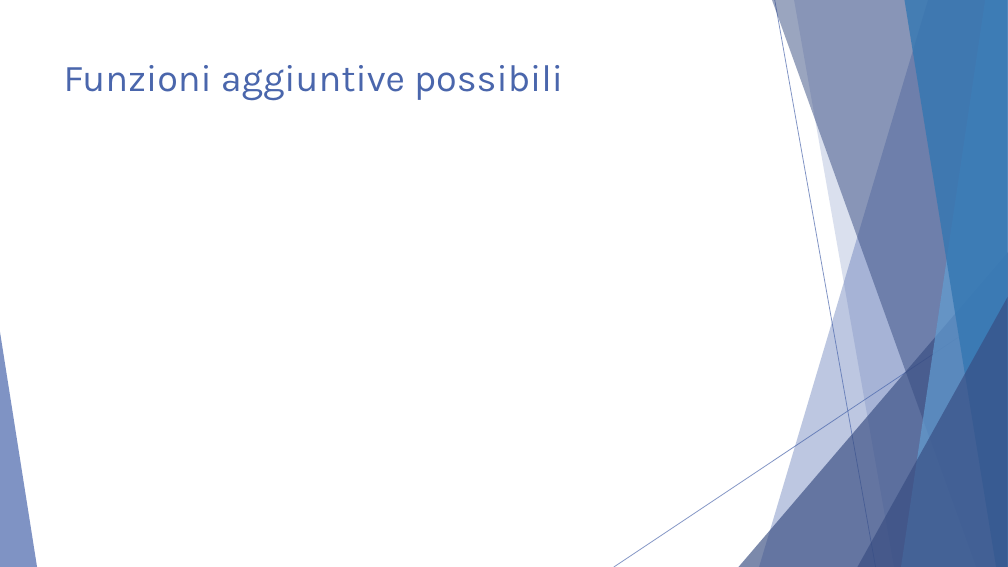
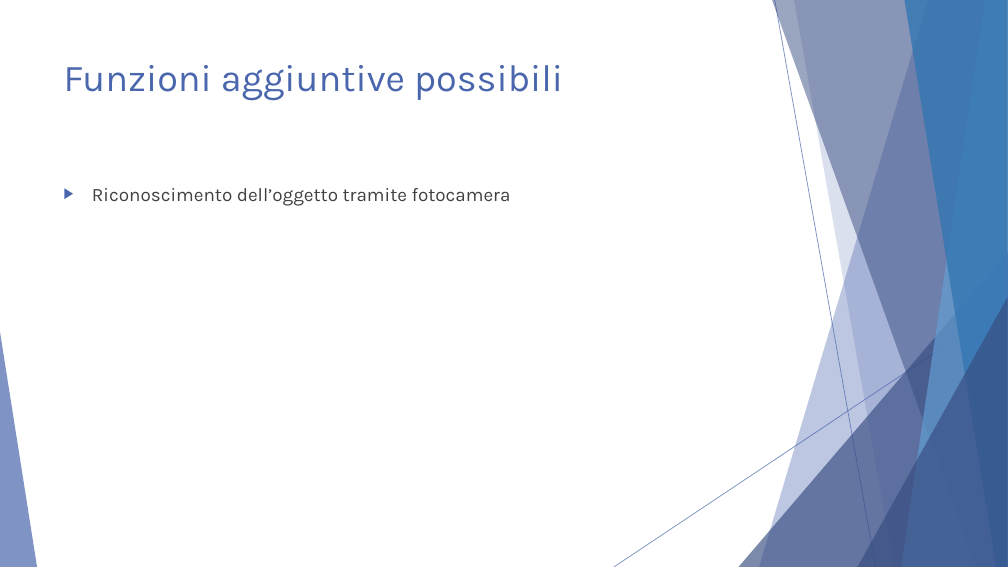
Before and after one commit to LordDiablo3542/Progetto_3_SamStock, a slide deck: slide 18 of 04_Documentazione/SAMTSTOCK.pptx (slide 5 before the commit). Drawn at 1008x567 pixels with LibreOffice and Linux fonts; fonts in the diff are those of the drawing. Boxes give left, top, right and bottom in pixels: in the first picture for what was removed or moved away, otherwise in the second. Text is boxed around its words. In the diff, an @@ line names an element or a change of style, - is before the commit and + after.

```diff
--- a/04_Documentazione/SAMTSTOCK.pptx
+++ b/04_Documentazione/SAMTSTOCK.pptx
@@ text added at <box>92,188,511,206</box>, 18 pt, text #404040 @@
+▶ Riconoscimento dell’oggetto tramite fotocamera
```
Also in this commit, not shown: 2 other slides changed, 13 slides added.
